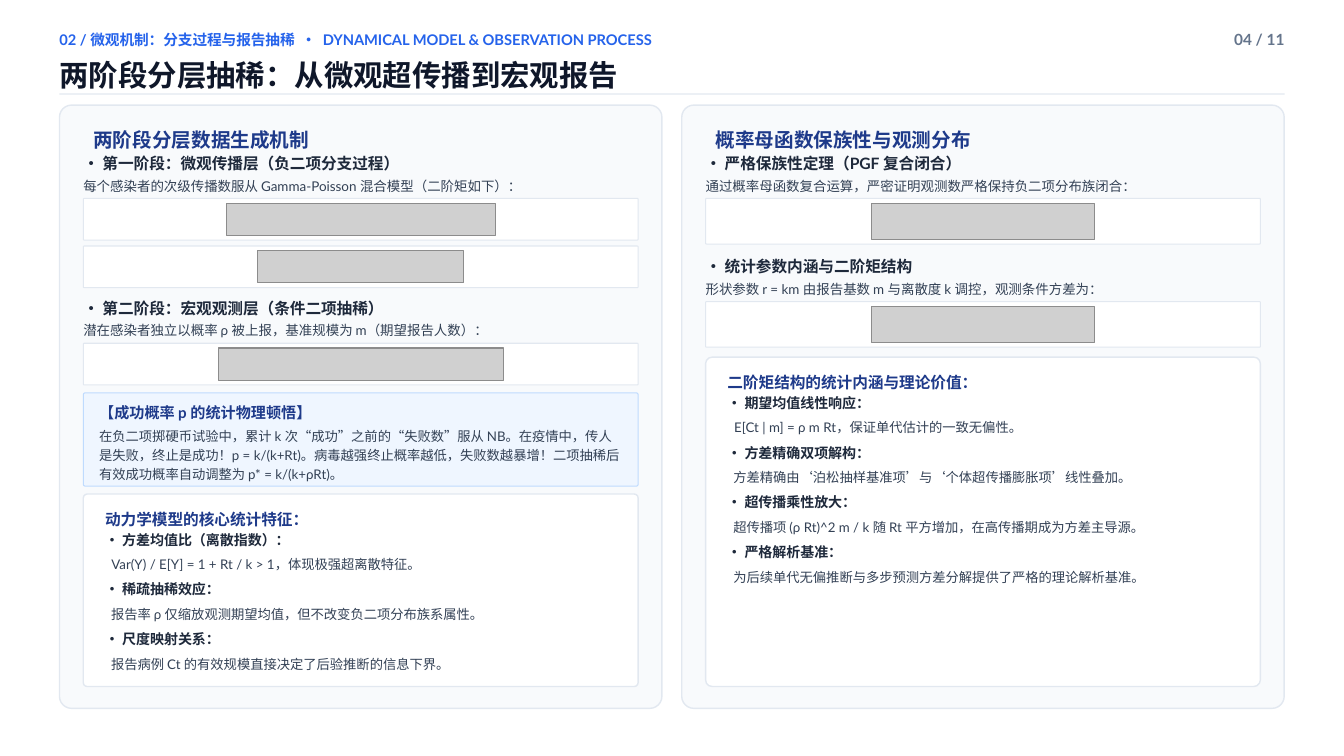
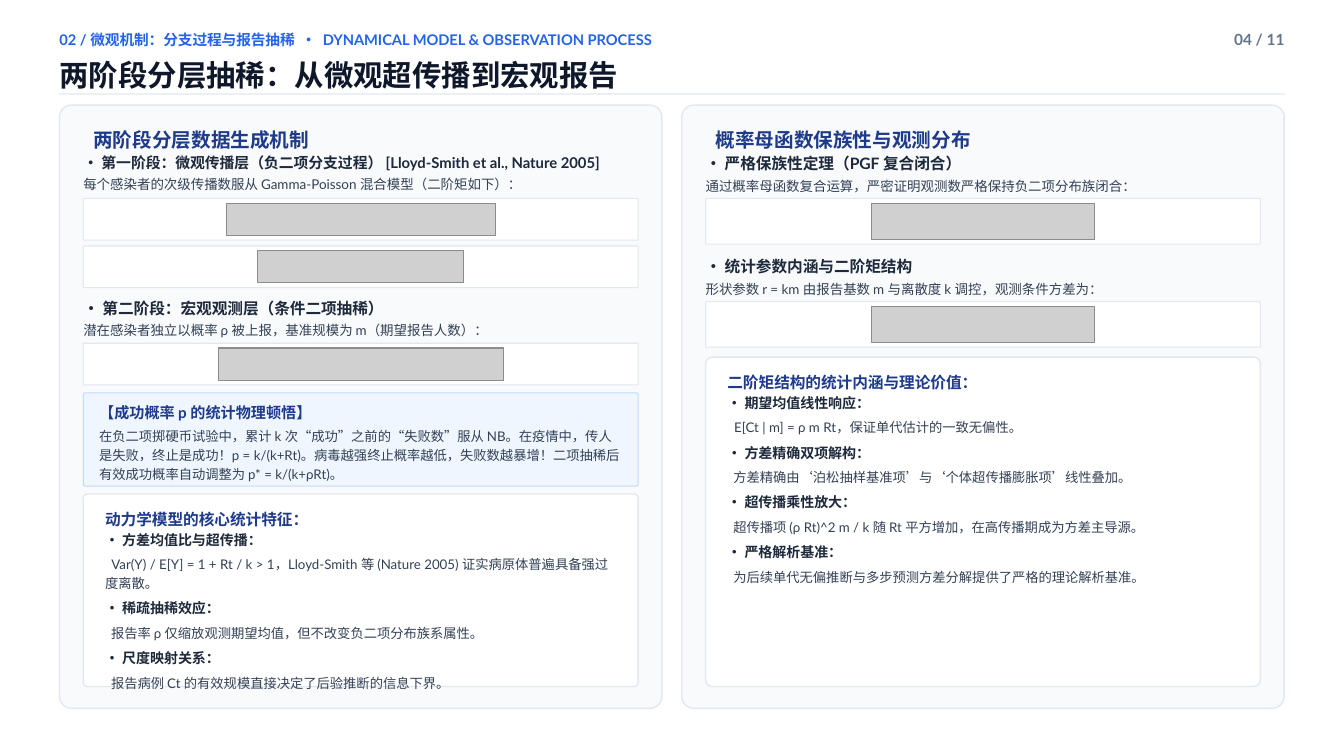
Before and after one commit to wangchi2068/case-count-inference-bottleneck, a slide deck: slide 4 of 学术答辩PPT_简约大气优化版.pptx. Drawn at 1344x756 pixels with LibreOffice and Linux fonts; fonts in the diff are those of the drawing; grey boxes stand for pictures. Boxes give left, top, right and bottom in pixels: in the first picture for what was removed or moved away, otherwise in the second. Text is boxed around its words. In the diff, an @@ line names an element or a change of style, - is before the commit and + after.

Commit message:
Add Lloyd-Smith et al. (Nature 2005) seminal superspreading citation to defense presentation Slide 4

```diff
--- a/学术答辩PPT_简约大气优化版.pptx
+++ b/学术答辩PPT_简约大气优化版.pptx
@@ text at (101, 155, 600, 171): text changed; size 11.2 to 10.6 pt @@
-• 第一阶段：微观传播层（负二项分支过程）
+• 第一阶段：微观传播层（负二项分支过程） [Lloyd-Smith et al., Nature 2005]
@@ text at (105, 533, 608, 589): text changed @@
-• 方差均值比（离散指数）：
-Var(Y) / E[Y] = 1 + Rt / k > 1，体现极强超离散特征。
+• 方差均值比与超传播：
+Var(Y) / E[Y] = 1 + Rt / k > 1，Lloyd-Smith 等 (Nature 2005) 证实病原体普遍具备强过度离散。
```
Also in this commit, not shown: 1 other slide changed, 2 other files.
